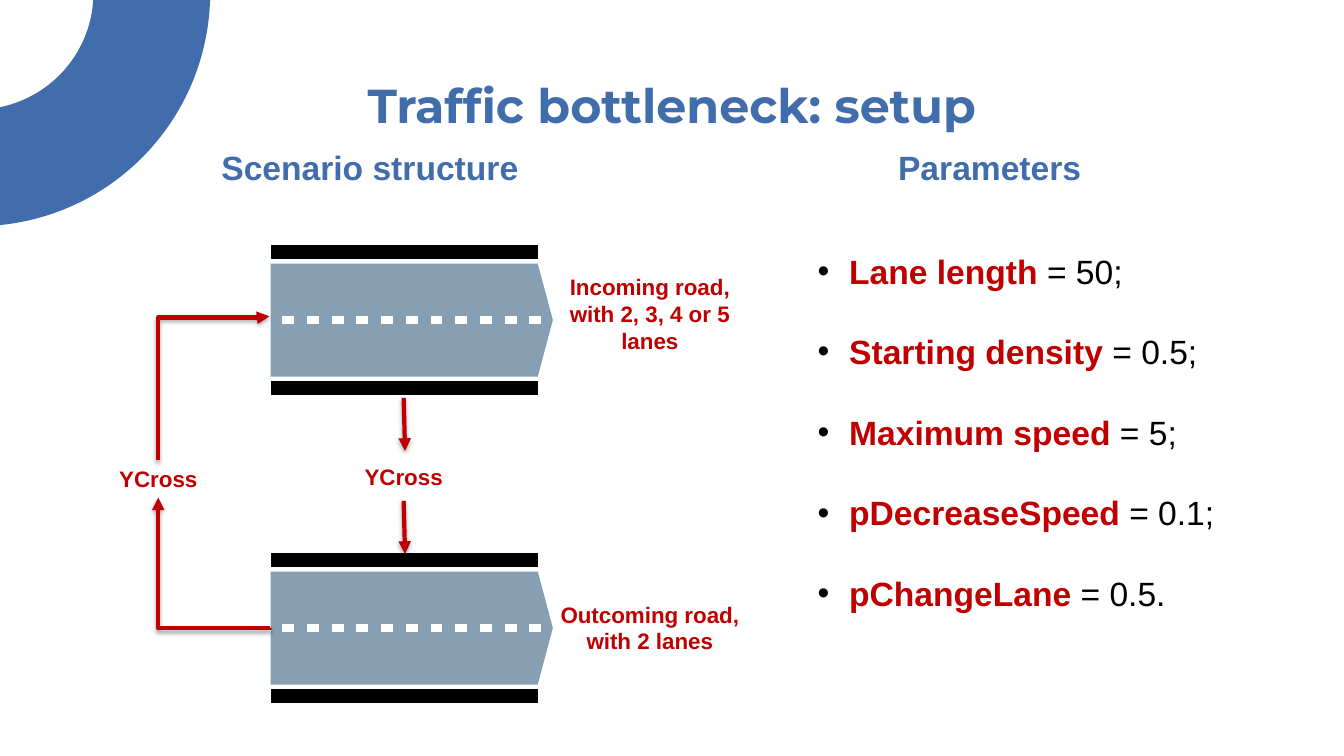
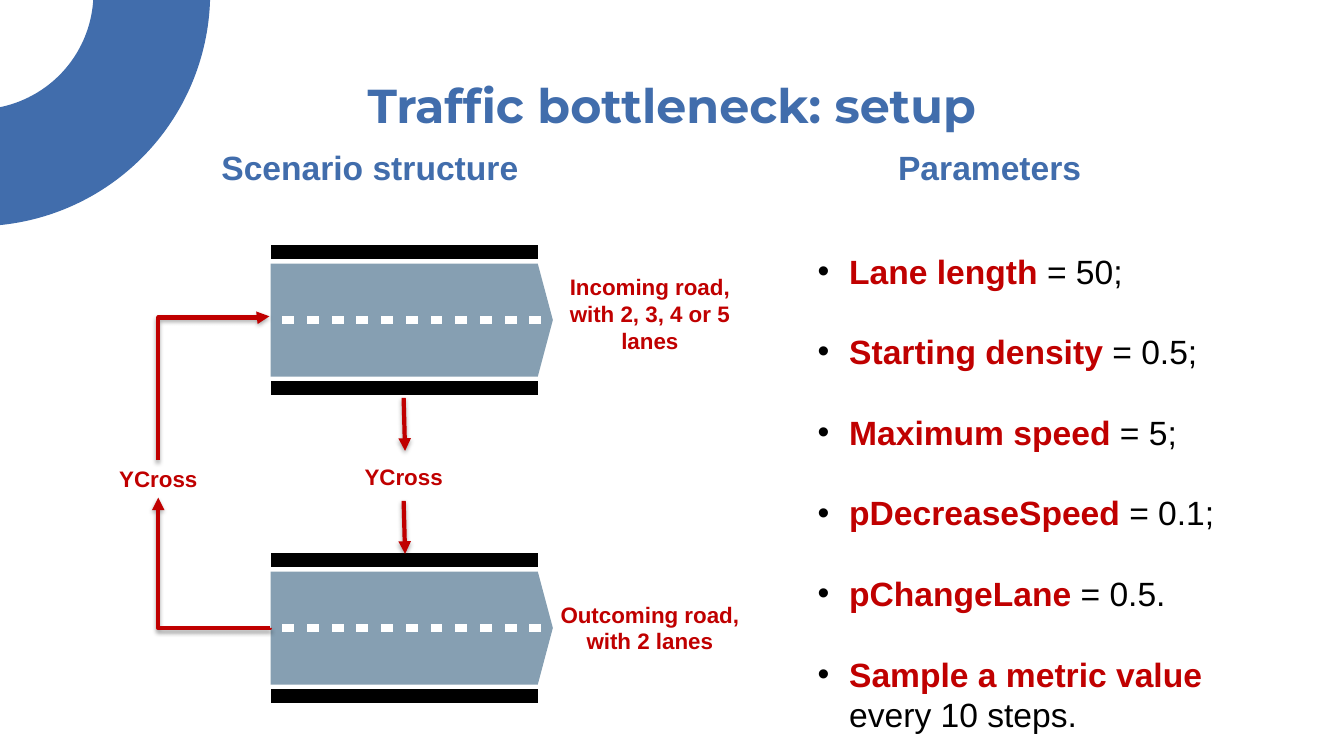
Before and after one commit to nikodallanoce/TrafficAutomata, a slide deck: slide 33 of presentation/DallaNoce_Ristori_cmcs.pptx. Drawn at 1344x756 pixels with LibreOffice and Linux fonts; fonts in the diff are those of the drawing. Boxes give left, top, right and bottom in pixels: in the first picture for what was removed or moved away, otherwise in the second. Text is boxed around its words. In the diff, an @@ line names an element or a change of style, - is before the commit and + after.

```diff
--- a/presentation/DallaNoce_Ristori_cmcs.pptx
+++ b/presentation/DallaNoce_Ristori_cmcs.pptx
@@ text at box(849, 662, 1202, 734): paragraph added @@
+• Sample a metric value every 10 steps.
```
Also in this commit, not shown: 4 other slides changed, 1 other file.
